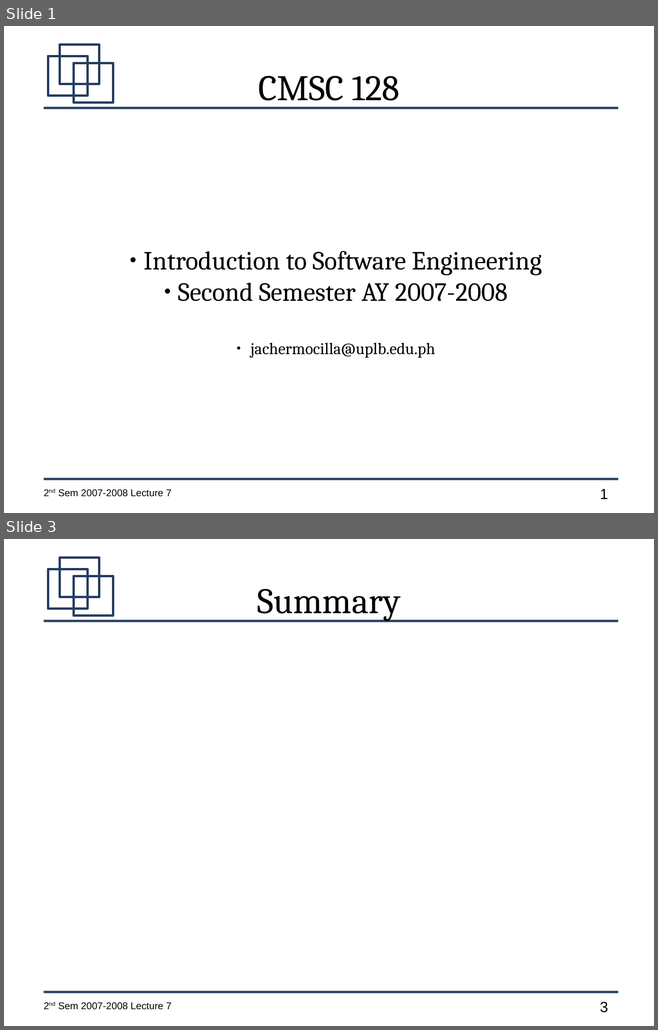
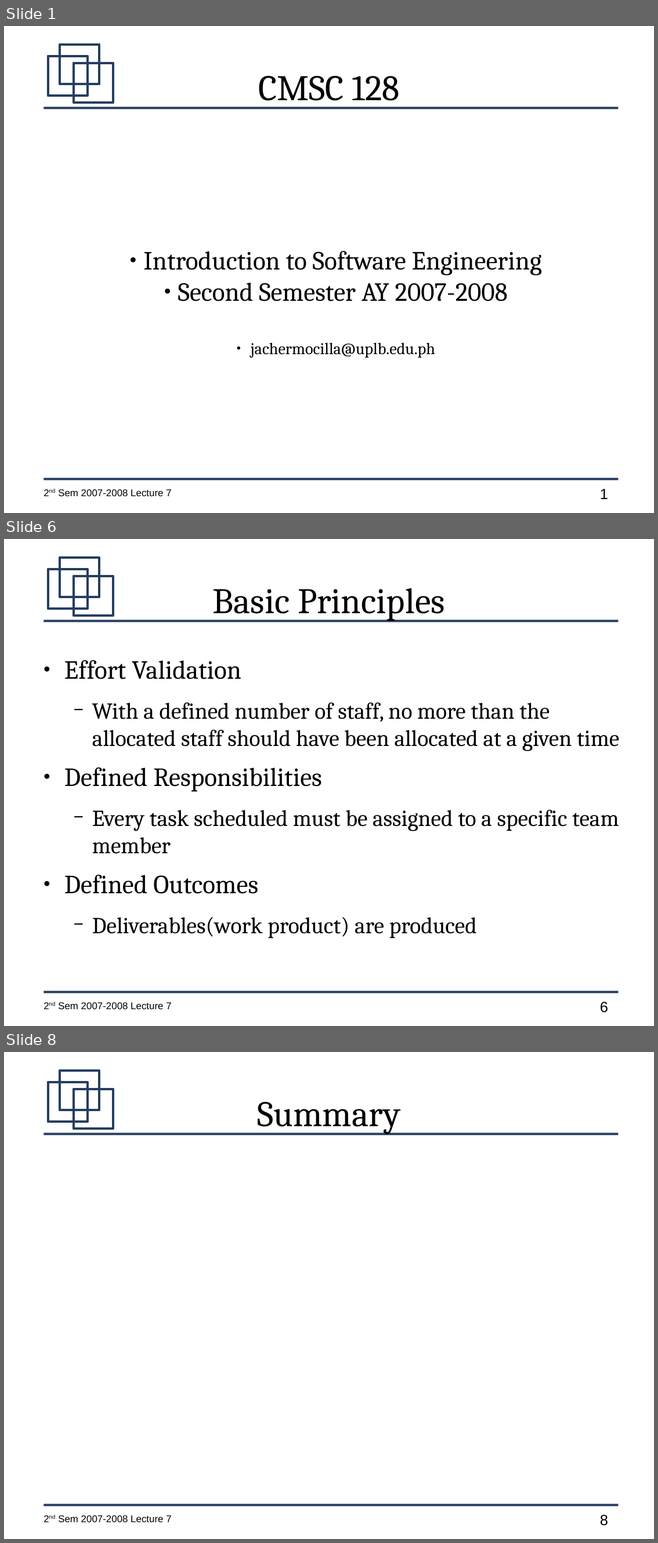
Before and after one commit to jachermocilla/jach-homepage, a slide deck: CMSC128-2nd-Sem-2007-L7.odp. Shown one above the other, each under a label of ours: slides 1 and 3 before the commit, slides 1, 6 and 8 after it; the slides between them are not shown. The pictures are 658x1030 and 658x1543 pixels, drawn with LibreOffice and Linux fonts; fonts in the diff are those of the drawing. Boxes give left, top, right and bottom in pixels: in the first picture for what was removed or moved away, otherwise in the second. Text is boxed around its words. In the diff, an @@ line names an element or a change of style, - is before the commit and + after.

```diff
--- a/CMSC128-2nd-Sem-2007-L7.odp
+++ b/CMSC128-2nd-Sem-2007-L7.odp
@@ slide 6 added at box(4, 539, 654, 1026), background #FFFFFF; not listed: 7 template elements that a slide beside it also shows @@
@@ title added at box(213, 588, 445, 621), 44 pt, text #000000 @@
+Basic Principles
@@ text added at box(64, 660, 619, 939), 28 pt, text #000000 @@
+● Effort Validation
+  − With a defined number of staff, no more than the allocated staff should have been allocated at a given time
+● Defined Responsibilities
+  − Every task scheduled must be assigned to a specific team member
+● Defined Outcomes
+  − Deliverables(work product) are produced
@@ what was slide 3 is now slide 8 @@
@@ page number at box(600, 1515, 608, 1526): text changed @@
-3
+8
```
Also in this commit, not shown: 1 slide changed, 4 other slides added.
